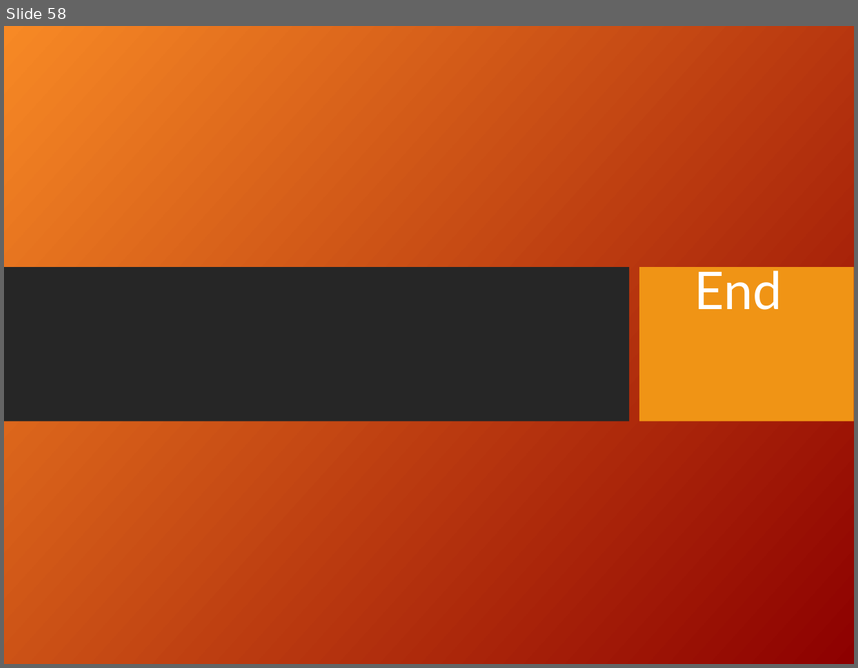
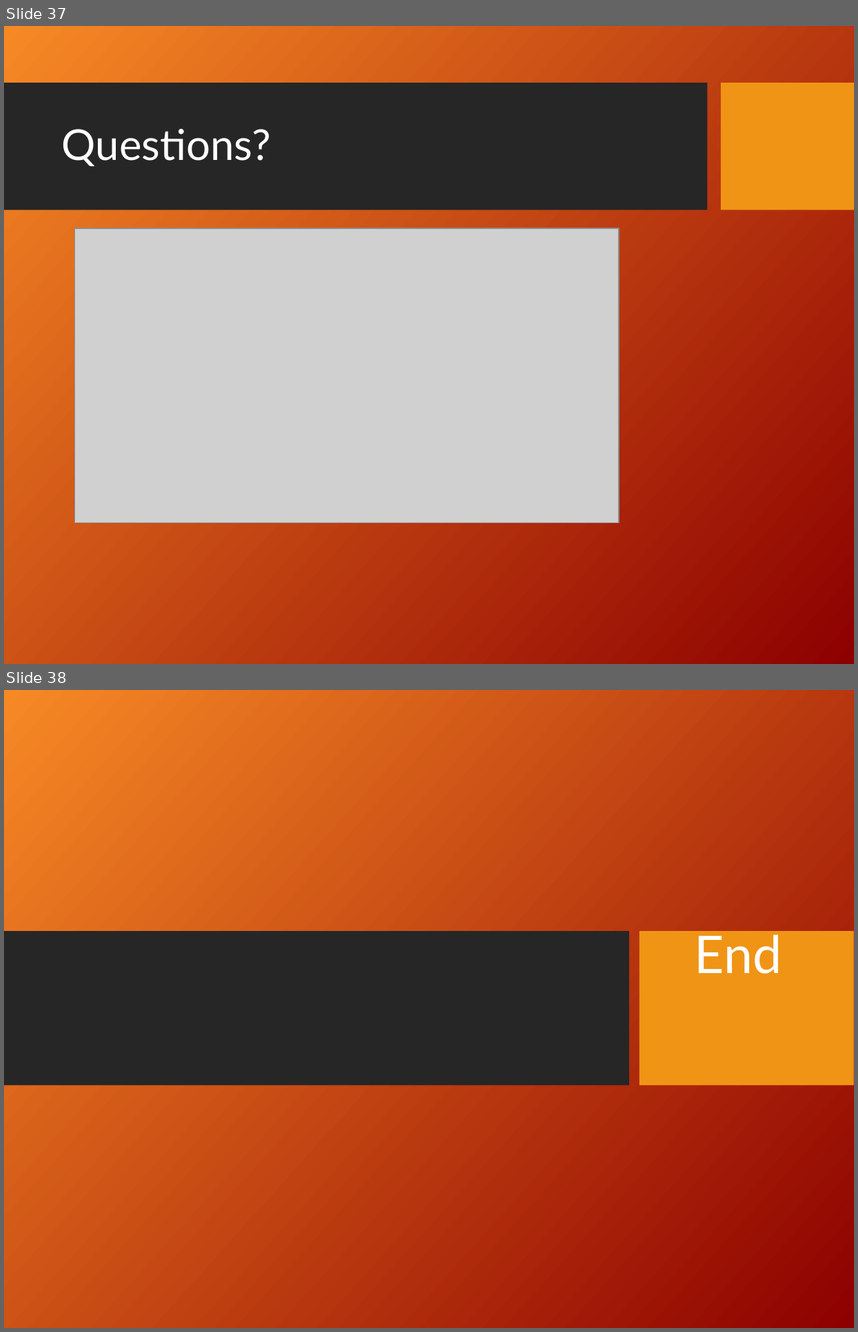
Before and after one commit to dkneuma/BowlingGame, a slide deck: Documentation/Bowling Game Kata.ppt. Shown one above the other, each under a label of ours: slide 58 before the commit, slides 37 and 38 after it. The pictures are 858x668 and 858x1332 pixels, drawn with LibreOffice and Linux fonts; fonts in the diff are those of the drawing; grey boxes stand for pictures; background and template pictures are left out. Boxes give left, top, right and bottom in pixels: in the first picture for what was removed or moved away, otherwise in the second. Text is boxed around its words. In the diff, an @@ line names an element or a change of style, - is before the commit and + after.

```diff
--- a/Documentation/Bowling Game Kata.ppt
+++ b/Documentation/Bowling Game Kata.ppt
@@ slide 37 added at [4,26,854,664], background picture (left out) @@
@@ rectangle added at [4,83,707,210], fill #262626 @@
@@ rectangle added at [721,83,854,210], fill #F09415 @@
@@ title added at [62,129,271,166], 36 pt, text #FFFFFF @@
+Questions?
@@ picture added at [74,228,619,522] @@
@@ what was slide 58 is now slide 38 @@
```
Also in this commit, not shown: 14 slides changed, 3 other slides added, 24 slides removed, 7 other files.
